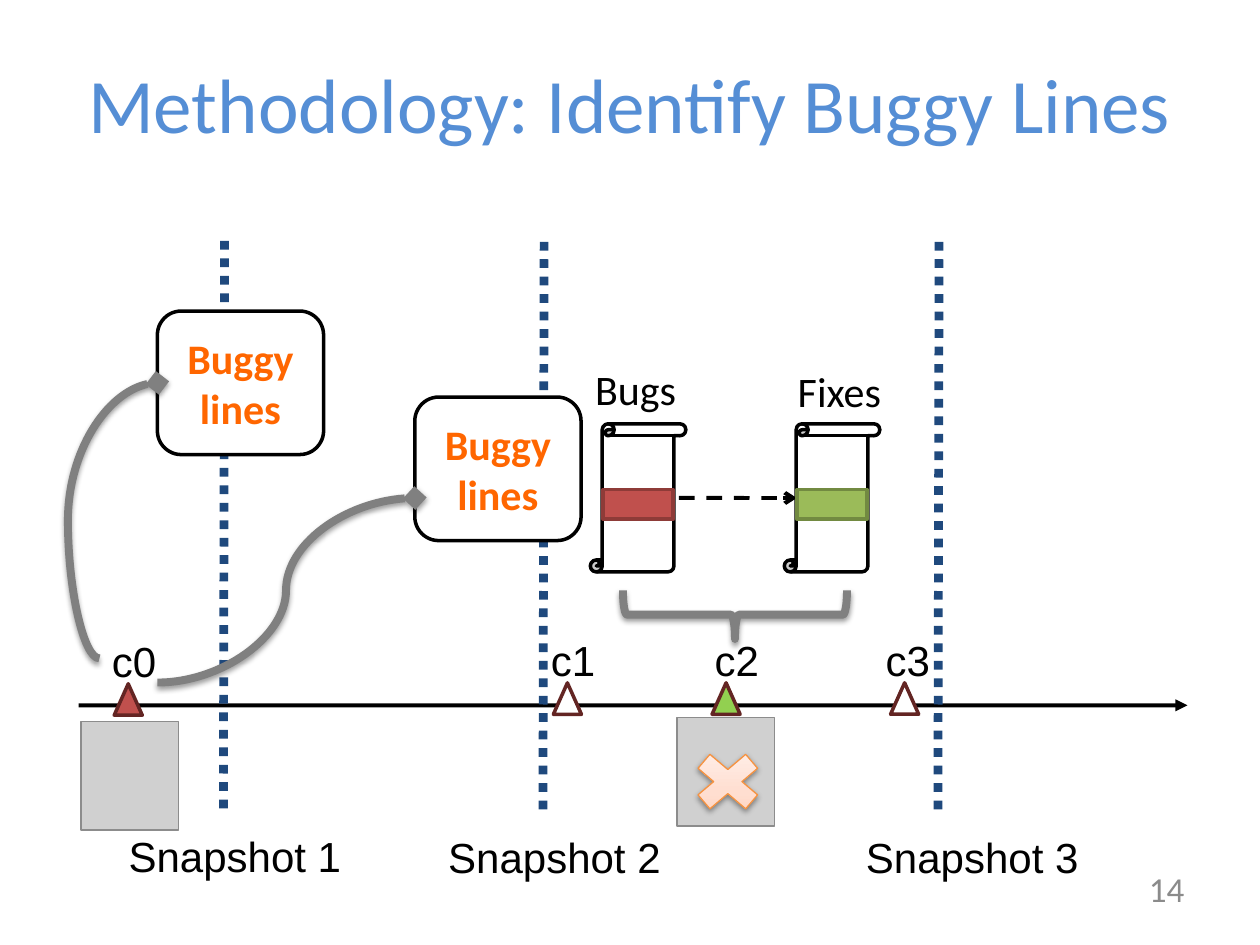
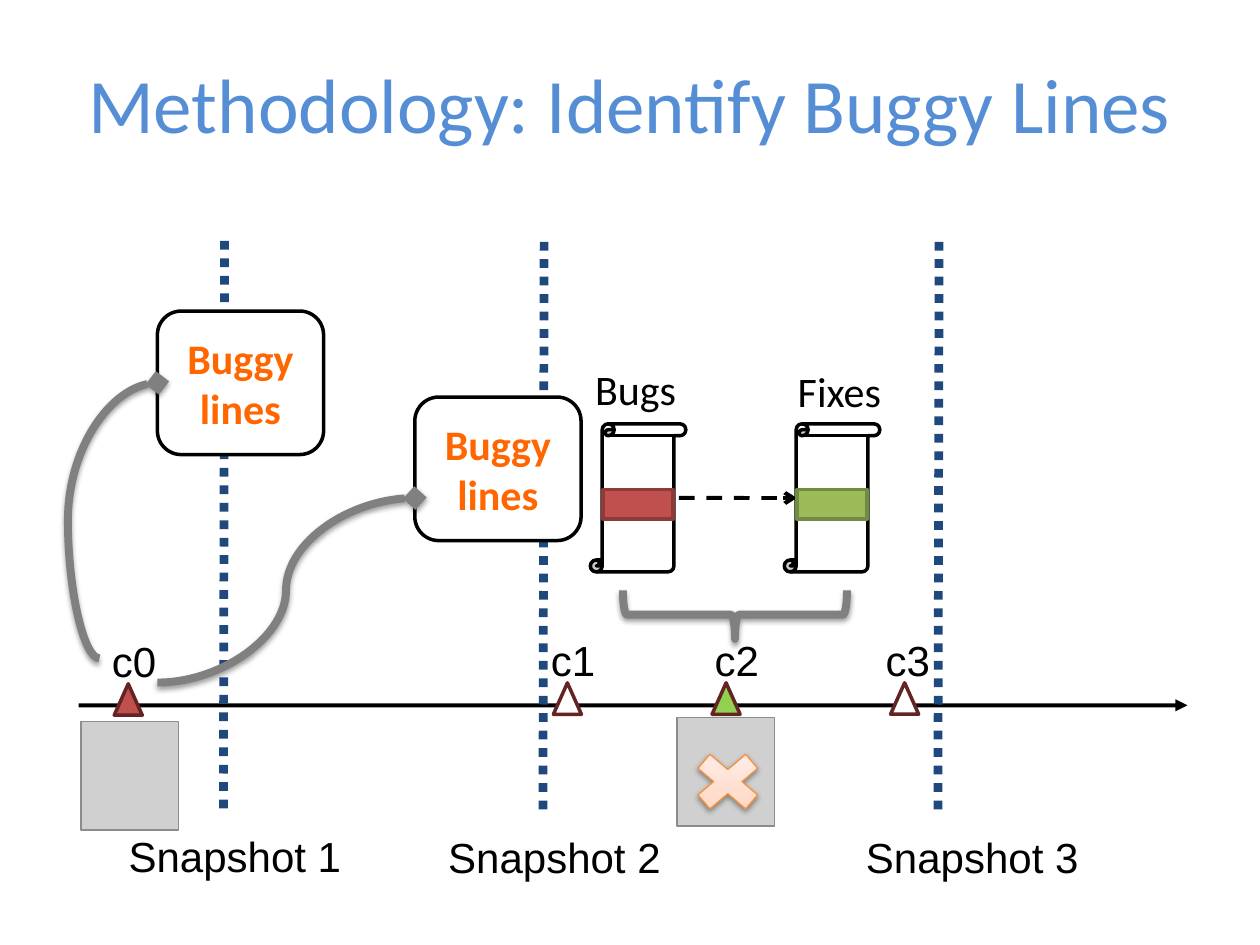
Before and after one commit to baishakhir/baishakhir.github.io, a slide deck: slide 15 of uploads/icse16-naturalness.pptx (slide 14 before the commit). Drawn at 1260x945 pixels with LibreOffice and Linux fonts; fonts in the diff are those of the drawing; grey boxes stand for pictures. Boxes give left, top, right and bottom in pixels: in the first picture for what was removed or moved away, otherwise in the second. Text is boxed around its words. In the diff, an @@ line names an element or a change of style, - is before the commit and + after.

```diff
--- a/uploads/icse16-naturalness.pptx
+++ b/uploads/icse16-naturalness.pptx
@@ page number removed at box(1149, 879, 1184, 902) @@
-14
```
Also in this commit, not shown: 26 other slides changed, 7 slides added, 1 slide removed.
